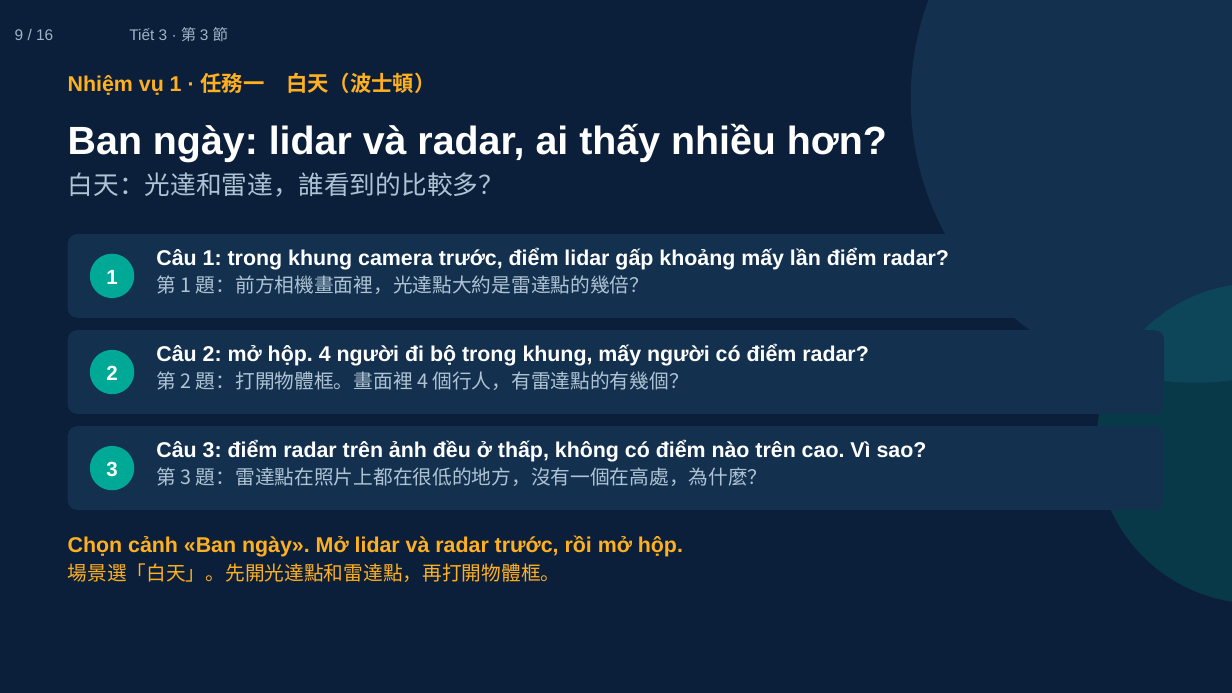
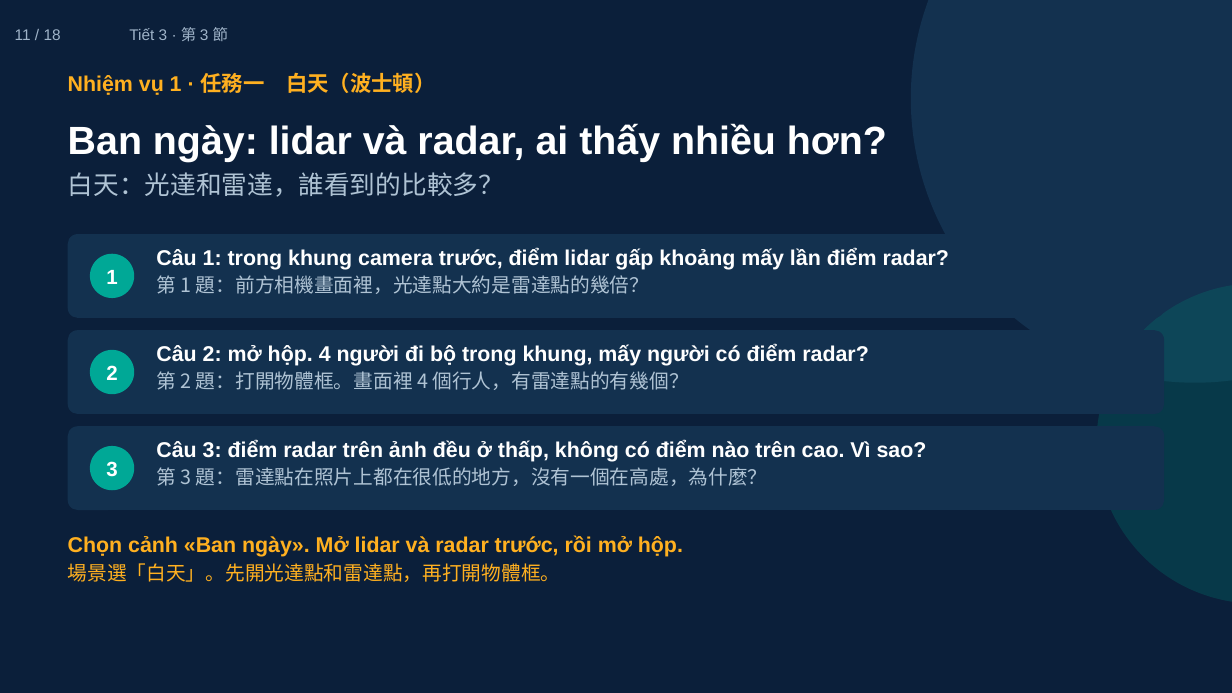
Before and after one commit to ch-neural/MITUST-Principles-of-Self-Driving-Cars, a slide deck: slide 11 of 第七週(10-22)/第七週_第3節_簡報.pptx (slide 9 before the commit). Drawn at 1232x693 pixels with LibreOffice and Linux fonts; fonts in the diff are those of the drawing. Boxes give left, top, right and bottom in pixels: in the first picture for what was removed or moved away, otherwise in the second. Text is boxed around its words. In the diff, an @@ line names an element or a change of style, - is before the commit and + after.

```diff
--- a/第七週(10-22)/第七週_第3節_簡報.pptx
+++ b/第七週(10-22)/第七週_第3節_簡報.pptx
@@ text at bbox=[15, 29, 61, 40]: text changed @@
-9 / 16
+11 / 18
```
Also in this commit, not shown: 14 other slides changed, 2 slides added, 5 other files.
